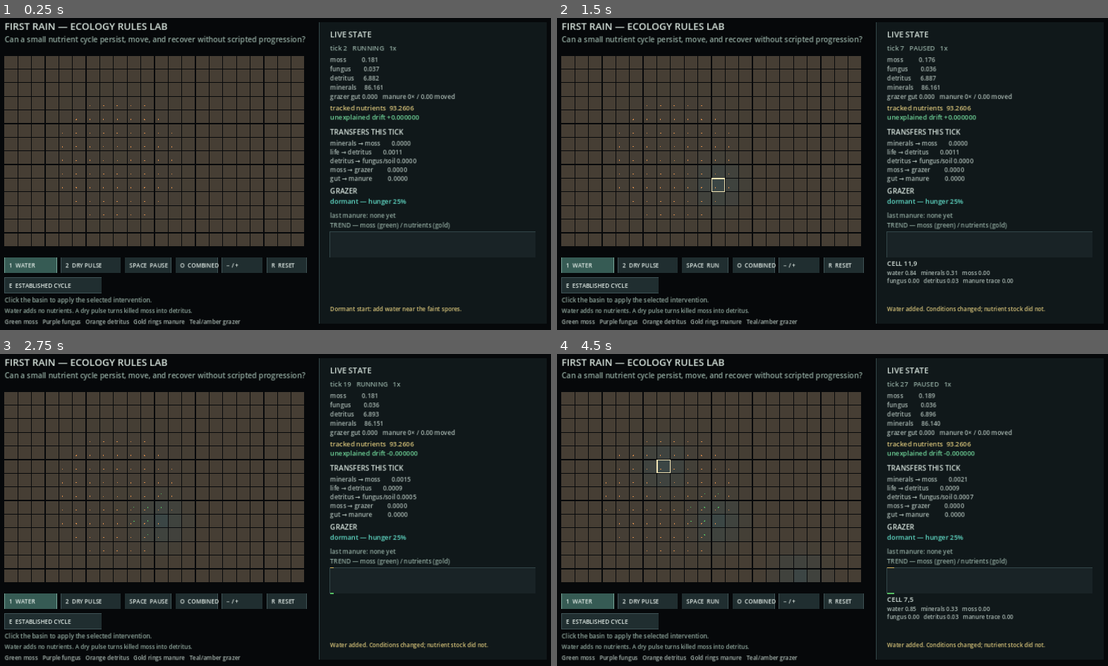
Above: before the commit, frames 1-4 (two rows, left to right).
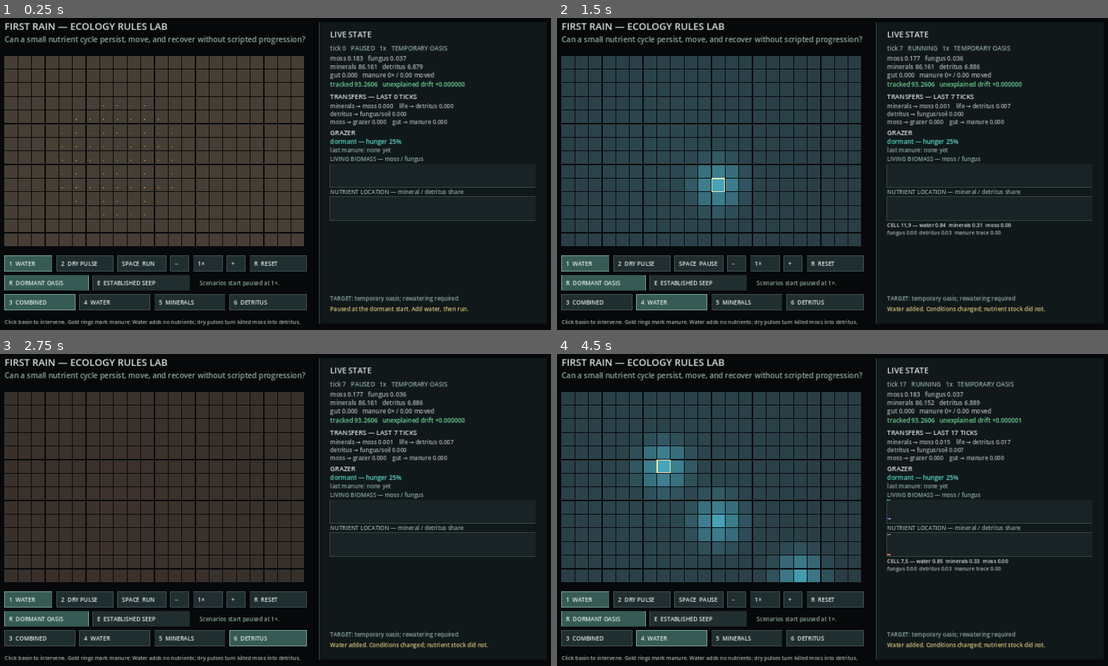
Above: after the commit, the same moments.

Repository: mmullen200/first-rain
Game: Godot game, scene res://main.tscn
Same seed, same stepped clock (60 frames per second), same inputs: the game is played once before the commit and once after it.
Inputs (mouse positions are in pixels of both pictures, inside the frame that each line leads up to):
- Up to frame 1 (0.25 s): no input
- Up to frame 2 (1.5 s): tap Enter at 0.5 s; move the mouse to (953, 158) at 0.52 s; tap 3 at 0.6 s; click (953, 158) at 0.67 s; tap Space at 0.77 s; tap 4 at 0.8, 1.35 s; move the mouse to (716, 189) at 1.27 s; click (716, 189) at 1.42 s
- Up to frame 3 (2.75 s): tap Space at 1.52 s; tap 5 at 1.55, 2.1 s; move the mouse to (330, 438) at 2.02 s; click (330, 438) at 2.17 s; tap 6 at 2.3 s
- Up to frame 4 (4.5 s): tap Space at 2.75, 3.02, 3.77 s; move the mouse to (804, 572) at 2.77 s; tap 6 at 2.85 s; click (804, 572) at 2.92 s; tap 3 at 3.05, 3.6 s; tap Enter at 3.5 s; move the mouse to (1003, 556) at 3.52 s; click (1003, 556) at 3.67 s; tap 4 at 3.8, 4.35 s; move the mouse to (661, 460) at 4.27 s; click (661, 460) at 4.42 s

The runs differ from the first frame. In frame 1, 11% of the frame differs, in the area x 0-98%, y 8-99%; in frame 2, 41%; in frame 3, 11%; in frame 4, 41%.

Commit message:
Clarify ecology lab trends and persistence

Diff:
--- a/prototypes/godot-ecology-lab/ecology_lab.gd
+++ b/prototypes/godot-ecology-lab/ecology_lab.gd
@@ -27,6 +27,7 @@
 var total_manure_deposited := 0.0
 var last_manure_tick := -1
 var last_manure_cell := Vector2i(-1, -1)
+var stable_water_supply := false
 
 
 func _init() -> void:
@@ -47,6 +48,7 @@
 	total_manure_deposited = 0.0
 	last_manure_tick = -1
 	last_manure_cell = Vector2i(-1, -1)
+	stable_water_supply = false
 	for y in range(HEIGHT):
 		for x in range(WIDTH):
 			var i := index(x, y)
@@ -64,6 +66,7 @@
 
 func reset_established() -> void:
 	reset_dormant()
+	stable_water_supply = true
 	for y in range(HEIGHT):
 		for x in range(WIDTH):
 			var i := index(x, y)
@@ -105,6 +108,10 @@
 			var moss_neighbors := neighbor_average(moss, x, y)
 			var evaporation := (0.000001 + wet * 0.000002) * (1.0 - shade[i] * 0.55) * (1.0 - clampf(local_moss * 1.4, 0.0, 0.6))
 			next_moisture[i] = clampf(lerpf(wet, wet_neighbors, 0.004) - evaporation, 0.0, 1.0)
+			if stable_water_supply:
+				var seep_distance := Vector2(x, y).distance_to(Vector2(8.0, 7.0))
+				var seep_floor := maxf(0.0, 0.31 - seep_distance * 0.032)
+				next_moisture[i] = maxf(next_moisture[i], seep_floor)
 
 			var water_fit := smoothstep(0.16, 0.42, wet) * (1.0 - smoothstep(0.78, 0.96, wet))
 			var propagules := local_moss + moss_neighbors * 0.18 + (0.0006 if local_moss > 0.0 else 0.0)
--- a/prototypes/godot-ecology-lab/main.gd
+++ b/prototypes/godot-ecology-lab/main.gd
@@ -6,16 +6,21 @@
 const PANEL_X := 742.0
 
 var lab
-var paused := false
+var paused := true
 var speed := 1
 var accumulator := 0.0
 var selected_tool := "water"
 var overlay := "combined"
 var hovered_cell := Vector2i(-1, -1)
-var nutrient_history: Array[float] = []
 var moss_history: Array[float] = []
+var fungus_history: Array[float] = []
+var mineral_share_history: Array[float] = []
+var detritus_share_history: Array[float] = []
 var last_history_tick := -1
-var status := "Dormant start: add water near the faint spores."
+var flow_window: Array[Dictionary] = []
+var rolling_flows := {"growth": 0.0, "turnover": 0.0, "decomposition": 0.0, "grazed": 0.0, "manure": 0.0}
+var scenario := "TEMPORARY OASIS"
+var status := "Paused at the dormant start. Add water, then run."
 
 
 func _ready() -> void:
@@ -29,6 +34,7 @@
 		accumulator += delta * float(speed)
 		while accumulator >= 0.10:
 			lab.step()
+			_record_flows()
 			accumulator -= 0.10
 			if lab.tick % 10 == 0:
 				_record_history()
@@ -63,6 +69,14 @@
 				_reset(true)
 			KEY_O:
 				_cycle_overlay()
+			KEY_3:
+				overlay = "combined"
+			KEY_4:
+				overlay = "water"
+			KEY_5:
+				overlay = "minerals"
+			KEY_6:
+				overlay = "detritus"
 			KEY_EQUAL, KEY_PLUS:
 				speed = min(16, speed * 4)
 			KEY_MINUS:
@@ -136,48 +150,47 @@
 	var drift: float = tracked - lab.initial_nutrients
 	var y := 52.0
 	_text("LIVE STATE", Vector2(PANEL_X + 24, y), 18, Color("d9e6df")); y += 30
-	_text("tick %d   %s   %dx" % [lab.tick, "PAUSED" if paused else "RUNNING", speed], Vector2(PANEL_X + 24, y), 15, Color("91aaa0")); y += 26
-	_text("moss        %7.3f" % totals.moss, Vector2(PANEL_X + 24, y)); y += 21
-	_text("fungus      %7.3f" % totals.fungus, Vector2(PANEL_X + 24, y)); y += 21
-	_text("detritus    %7.3f" % totals.detritus, Vector2(PANEL_X + 24, y)); y += 21
-	_text("minerals    %7.3f" % totals.minerals, Vector2(PANEL_X + 24, y)); y += 21
-	_text("grazer gut %.3f   manure %d× / %.2f moved" % [lab.grazer_gut, lab.manure_deposit_count, lab.total_manure_deposited], Vector2(PANEL_X + 24, y)); y += 26
-	_text("tracked nutrients  %.4f" % tracked, Vector2(PANEL_X + 24, y), 15, Color("d9c57a")); y += 21
-	_text("unexplained drift %+0.6f" % drift, Vector2(PANEL_X + 24, y), 15, Color("70d69a") if absf(drift) < 0.001 else Color("ff6f65")); y += 34
-	_text("TRANSFERS THIS TICK", Vector2(PANEL_X + 24, y), 16, Color("d9e6df")); y += 25
-	_text("minerals → moss       %.4f" % lab.last_flows.growth, Vector2(PANEL_X + 24, y)); y += 20
-	_text("life → detritus       %.4f" % lab.last_flows.turnover, Vector2(PANEL_X + 24, y)); y += 20
-	_text("detritus → fungus/soil %.4f" % lab.last_flows.decomposition, Vector2(PANEL_X + 24, y)); y += 20
-	_text("moss → grazer         %.4f" % lab.last_flows.grazed, Vector2(PANEL_X + 24, y)); y += 20
-	_text("gut → manure          %.4f" % lab.last_flows.manure, Vector2(PANEL_X + 24, y)); y += 29
-	_text("GRAZER", Vector2(PANEL_X + 24, y), 16, Color("d9e6df")); y += 23
-	_text("%s — hunger %d%%" % [lab.grazer_state, roundi(lab.grazer_hunger * 100.0)], Vector2(PANEL_X + 24, y), 15, Color("62e0cb")); y += 32
+	_text("tick %d   %s   %dx   %s" % [lab.tick, "PAUSED" if paused else "RUNNING", speed, scenario], Vector2(PANEL_X + 24, y), 14, Color("91aaa0")); y += 23
+	_text("moss %.3f   fungus %.3f" % [totals.moss, totals.fungus], Vector2(PANEL_X + 24, y)); y += 19
+	_text("minerals %.3f   detritus %.3f" % [totals.minerals, totals.detritus], Vector2(PANEL_X + 24, y)); y += 19
+	_text("gut %.3f   manure %d× / %.2f moved" % [lab.grazer_gut, lab.manure_deposit_count, lab.total_manure_deposited], Vector2(PANEL_X + 24, y)); y += 21
+	_text("tracked %.4f   unexplained drift %+0.6f" % [tracked, drift], Vector2(PANEL_X + 24, y), 14, Color("70d69a") if absf(drift) < 0.001 else Color("ff6f65")); y += 28
+	_text("TRANSFERS — LAST %d TICKS" % flow_window.size(), Vector2(PANEL_X + 24, y), 15, Color("d9e6df")); y += 21
+	_text("minerals → moss %.3f    life → detritus %.3f" % [rolling_flows.growth, rolling_flows.turnover], Vector2(PANEL_X + 24, y), 13); y += 18
+	_text("detritus → fungus/soil %.3f" % rolling_flows.decomposition, Vector2(PANEL_X + 24, y), 13); y += 18
+	_text("moss → grazer %.3f    gut → manure %.3f" % [rolling_flows.grazed, rolling_flows.manure], Vector2(PANEL_X + 24, y), 13); y += 25
+	_text("GRAZER", Vector2(PANEL_X + 24, y), 15, Color("d9e6df")); y += 20
+	_text("%s — hunger %d%%" % [lab.grazer_state, roundi(lab.grazer_hunger * 100.0)], Vector2(PANEL_X + 24, y), 14, Color("62e0cb")); y += 19
 	if lab.last_manure_tick >= 0:
-		_text("last manure: %d ticks ago at %d,%d" % [lab.tick - lab.last_manure_tick, lab.last_manure_cell.x, lab.last_manure_cell.y], Vector2(PANEL_X + 24, y), 14, Color("e8c35b")); y += 22
+		_text("last manure: %d ticks ago at %d,%d" % [lab.tick - lab.last_manure_tick, lab.last_manure_cell.x, lab.last_manure_cell.y], Vector2(PANEL_X + 24, y), 13, Color("e8c35b")); y += 20
 	else:
-		_text("last manure: none yet", Vector2(PANEL_X + 24, y), 14, Color("91aaa0")); y += 22
-	_text("TREND — moss (green) / nutrients (gold)", Vector2(PANEL_X + 24, y), 14, Color("91aaa0")); y += 10
-	_draw_history(Rect2(PANEL_X + 24, y, 466, 58)); y += 77
+		_text("last manure: none yet", Vector2(PANEL_X + 24, y), 13, Color("91aaa0")); y += 20
+	_text("LIVING BIOMASS — moss / fungus", Vector2(PANEL_X + 24, y), 13, Color("91aaa0")); y += 6
+	_draw_line_chart(Rect2(PANEL_X + 24, y, 466, 54), [moss_history, fungus_history], [Color("55bd62"), Color("b17ad2")], -1.0); y += 69
+	_text("NUTRIENT LOCATION — mineral / detritus share", Vector2(PANEL_X + 24, y), 13, Color("91aaa0")); y += 6
+	_draw_line_chart(Rect2(PANEL_X + 24, y, 466, 54), [mineral_share_history, detritus_share_history], [Color("e0ae58"), Color("d57945")], 1.0); y += 69
 	if _valid_cell(hovered_cell):
 		var sample: Dictionary = lab.cell_sample(hovered_cell)
-		_text("CELL %d,%d" % [hovered_cell.x, hovered_cell.y], Vector2(PANEL_X + 24, y), 15, Color("d9e6df")); y += 21
-		_text("water %.2f   minerals %.2f   moss %.2f" % [sample.water, sample.minerals, sample.moss], Vector2(PANEL_X + 24, y), 13, Color("aab9b3")); y += 18
-		_text("fungus %.2f   detritus %.2f   manure trace %.2f" % [sample.fungus, sample.detritus, sample.manure_trace], Vector2(PANEL_X + 24, y), 13, Color("aab9b3")); y += 23
+		_text("CELL %d,%d — water %.2f  minerals %.2f  moss %.2f" % [hovered_cell.x, hovered_cell.y, sample.water, sample.minerals, sample.moss], Vector2(PANEL_X + 24, y), 12, Color("d9e6df")); y += 17
+		_text("fungus %.2f  detritus %.2f  manure trace %.2f" % [sample.fungus, sample.detritus, sample.manure_trace], Vector2(PANEL_X + 24, y), 12, Color("aab9b3")); y += 18
+	_text("TARGET: %s" % ("temporary oasis; rewatering required" if scenario == "TEMPORARY OASIS" else "persistent cycle supplied by a subsurface seep"), Vector2(PANEL_X + 24, 650), 13, Color("91aaa0"))
 	_text(status, Vector2(PANEL_X + 24, 674), 13, Color("d9c57a"))
 
 
-func _draw_history(rect: Rect2) -> void:
+func _draw_line_chart(rect: Rect2, series_list: Array, colors: Array, fixed_max: float) -> void:
 	draw_rect(rect, Color("192326"), true)
 	draw_rect(rect, Color("34474a"), false, 1.0)
 	if moss_history.size() < 2:
 		return
-	var max_value := 0.01
-	for value in moss_history:
-		max_value = maxf(max_value, value)
-	for value in nutrient_history:
-		max_value = maxf(max_value, value)
-	for series in [moss_history, nutrient_history]:
-		var color := Color("55bd62") if series == moss_history else Color("d9b65d")
+	var max_value := fixed_max
+	if fixed_max <= 0.0:
+		max_value = 0.01
+		for series in series_list:
+			for value in series:
+				max_value = maxf(max_value, value)
+	for series_index in range(series_list.size()):
+		var series: Array = series_list[series_index]
+		var color: Color = colors[series_index]
 		for i in range(1, series.size()):
 			var x1 := rect.position.x + float(i - 1) / 59.0 * rect.size.x
 			var x2 := rect.position.x + float(i) / 59.0 * rect.size.x
@@ -187,16 +200,21 @@
 
 
 func _draw_buttons() -> void:
-	_button(Rect2(28, 552, 118, 35), "1  WATER", selected_tool == "water")
-	_button(Rect2(156, 552, 135, 35), "2  DRY PULSE", selected_tool == "drought")
-	_button(Rect2(301, 552, 105, 35), "SPACE  %s" % ("RUN" if paused else "PAUSE"), false)
-	_button(Rect2(416, 552, 95, 35), "O  %s" % overlay.to_upper(), false)
-	_button(Rect2(521, 552, 92, 35), "− / +", false)
-	_button(Rect2(623, 552, 90, 35), "R  RESET", false)
-	_button(Rect2(28, 598, 220, 35), "E  ESTABLISHED CYCLE", false)
-	_text("Click the basin to apply the selected intervention.", Vector2(28, 654), 14, Color("91aaa0"))
-	_text("Water adds no nutrients. A dry pulse turns killed moss into detritus.", Vector2(28, 678), 13, Color("91aaa0"))
-	_text("Green moss   Purple fungus   Orange detritus   Gold rings manure   Teal/amber grazer", Vector2(28, 703), 13, Color("aab9b3"))
+	_button(Rect2(28, 548, 108, 35), "1  WATER", selected_tool == "water")
+	_button(Rect2(146, 548, 128, 35), "2  DRY PULSE", selected_tool == "drought")
+	_button(Rect2(284, 548, 110, 35), "SPACE  %s" % ("RUN" if paused else "PAUSE"), false)
+	_button(Rect2(404, 548, 42, 35), "−", false)
+	_button(Rect2(456, 548, 66, 35), "%d×" % speed, false)
+	_button(Rect2(532, 548, 42, 35), "+", false)
+	_button(Rect2(584, 548, 129, 35), "R  RESET", false)
+	_button(Rect2(28, 592, 190, 35), "R  DORMANT OASIS", scenario == "TEMPORARY OASIS")
+	_button(Rect2(228, 592, 220, 35), "E  ESTABLISHED SEEP", scenario == "DURABLE SEEP")
+	_text("Scenarios start paused at 1×.", Vector2(470, 615), 13, Color("91aaa0"))
+	_button(Rect2(28, 636, 160, 35), "3  COMBINED", overlay == "combined")
+	_button(Rect2(198, 636, 160, 35), "4  WATER", overlay == "water")
+	_button(Rect2(368, 636, 160, 35), "5  MINERALS", overlay == "minerals")
+	_button(Rect2(538, 636, 175, 35), "6  DETRITUS", overlay == "detritus")
+	_text("Click basin to intervene. Gold rings mark manure. Water adds no nutrients; dry pulses turn killed moss into detritus.", Vector2(28, 703), 12, Color("aab9b3"))
 
 
 func _button(rect: Rect2, label: String, active: bool) -> void:
@@ -206,14 +224,18 @@
 
 
 func _handle_button_click(position: Vector2) -> bool:
-	if Rect2(28, 552, 118, 35).has_point(position): selected_tool = "water"
-	elif Rect2(156, 552, 135, 35).has_point(position): selected_tool = "drought"
-	elif Rect2(301, 552, 105, 35).has_point(position): paused = not paused
-	elif Rect2(416, 552, 95, 35).has_point(position): _cycle_overlay()
-	elif Rect2(521, 552, 46, 35).has_point(position): speed = max(1, speed / 4)
-	elif Rect2(567, 552, 46, 35).has_point(position): speed = min(16, speed * 4)
-	elif Rect2(623, 552, 90, 35).has_point(position): _reset(false)
-	elif Rect2(28, 598, 220, 35).has_point(position): _reset(true)
+	if Rect2(28, 548, 108, 35).has_point(position): selected_tool = "water"
+	elif Rect2(146, 548, 128, 35).has_point(position): selected_tool = "drought"
+	elif Rect2(284, 548, 110, 35).has_point(position): paused = not paused
+	elif Rect2(404, 548, 42, 35).has_point(position): speed = max(1, speed / 4)
+	elif Rect2(532, 548, 42, 35).has_point(position): speed = min(16, speed * 4)
+	elif Rect2(584, 548, 129, 35).has_point(position): _reset(false)
+	elif Rect2(28, 592, 190, 35).has_point(position): _reset(false)
+	elif Rect2(228, 592, 220, 35).has_point(position): _reset(true)
+	elif Rect2(28, 636, 160, 35).has_point(position): overlay = "combined"
+	elif Rect2(198, 636, 160, 35).has_point(position): overlay = "water"
+	elif Rect2(368, 636, 160, 35).has_point(position): overlay = "minerals"
+	elif Rect2(538, 636, 175, 35).has_point(position): overlay = "detritus"
 	else: return false
 	return true
 
@@ -224,14 +246,27 @@
 
 
 func _reset(established: bool) -> void:
+	paused = true
+	speed = 1
+	accumulator = 0.0
+	selected_tool = "water"
+	overlay = "combined"
 	if established:
 		lab.reset_established()
-		status = "Established cycle loaded. Stress it or let it run."
+		scenario = "DURABLE SEEP"
+		status = "Durable seep loaded. Run to test persistent cycling."
 	else:
 		lab.reset_dormant()
-		status = "Dormant start restored. Add water near the faint spores."
-	nutrient_history.clear()
+		scenario = "TEMPORARY OASIS"
+		status = "Dormant oasis restored. Add finite water, then run."
 	moss_history.clear()
+	fungus_history.clear()
+	mineral_share_history.clear()
+	detritus_share_history.clear()
+	flow_window.clear()
+	for key in rolling_flows:
+		rolling_flows[key] = 0.0
+	last_history_tick = -1
 	_record_history()
 
 
@@ -240,11 +275,27 @@
 		return
 	last_history_tick = lab.tick
 	var totals: Dictionary = lab.totals()
+	var tracked: float = maxf(lab.total_tracked_nutrients(), 0.001)
 	moss_history.append(totals.moss)
-	nutrient_history.append(totals.minerals + totals.detritus + totals.fungus + totals.moss + lab.grazer_gut)
+	fungus_history.append(totals.fungus)
+	mineral_share_history.append(totals.minerals / tracked)
+	detritus_share_history.append(totals.detritus / tracked)
 	if moss_history.size() > 60:
 		moss_history.pop_front()
-		nutrient_history.pop_front()
+		fungus_history.pop_front()
+		mineral_share_history.pop_front()
+		detritus_share_history.pop_front()
+
+
+func _record_flows() -> void:
+	var sample: Dictionary = lab.last_flows.duplicate()
+	flow_window.append(sample)
+	for key in rolling_flows:
+		rolling_flows[key] += sample[key]
+	if flow_window.size() > 50:
+		var expired: Dictionary = flow_window.pop_front()
+		for key in rolling_flows:
+			rolling_flows[key] -= expired[key]
 
 
 func _screen_to_cell(position: Vector2) -> Vector2i:
Not shown, changed: prototypes/godot-ecology-lab/README.md
